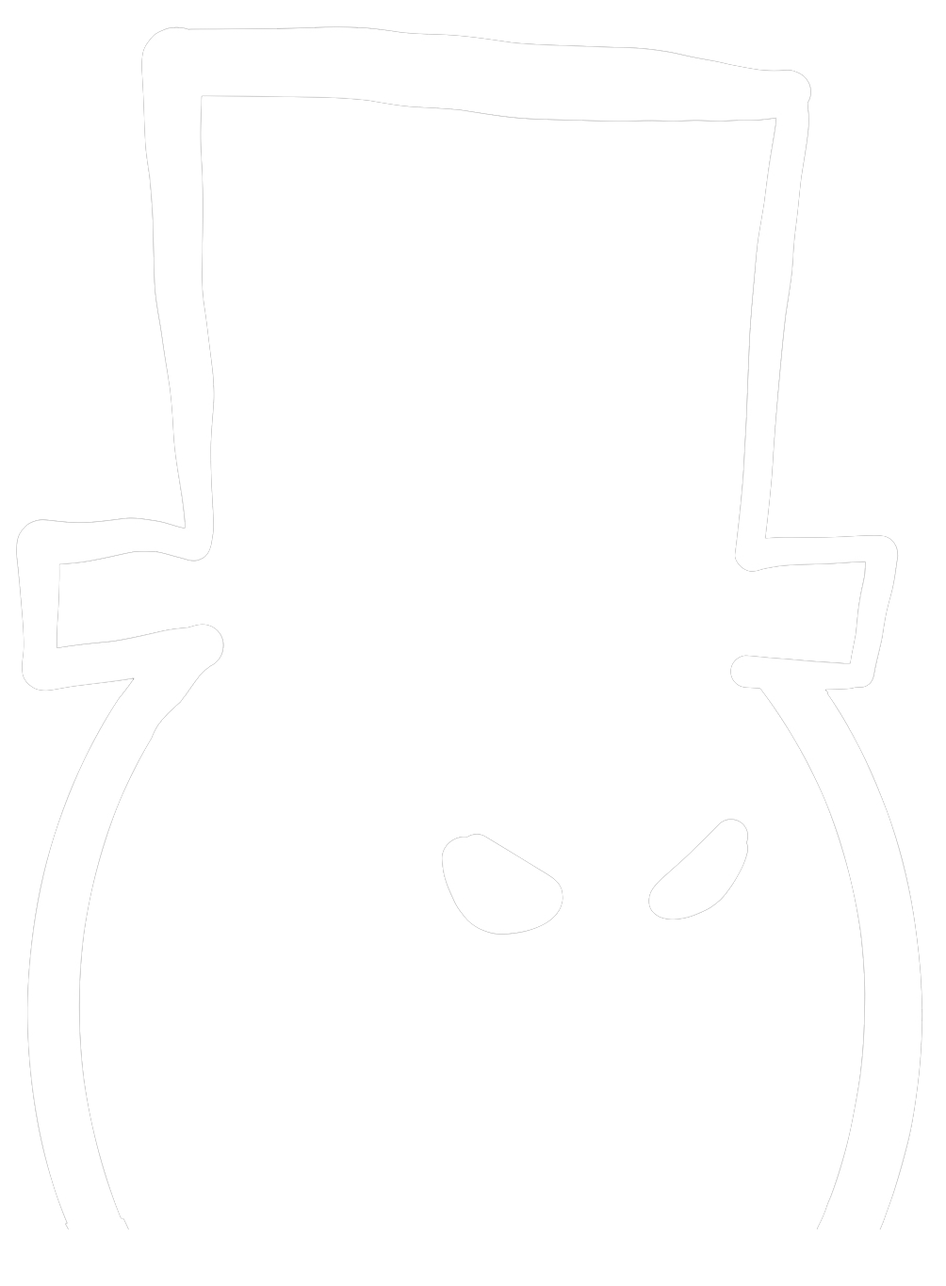
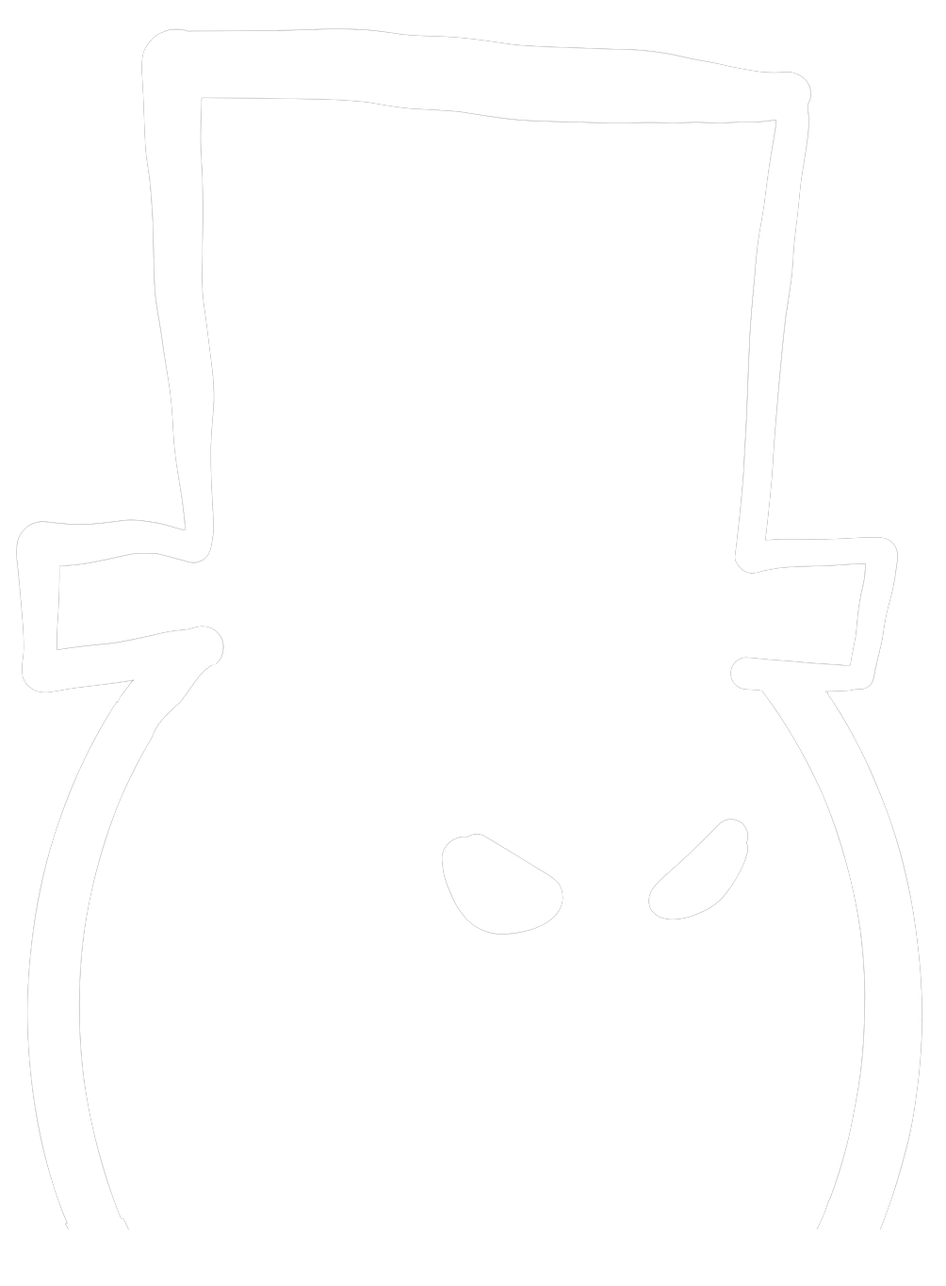
Before/after of a 946 × 1286 layered artwork. What changed in the layer stack:
added layer "HAT" above "BODY" over left=16, top=28, right=899, bottom=703
renamed "IMG_3C9E1504FB1C-1 2" to "BODY", painted on it over left=16, top=26, right=899, bottom=703
